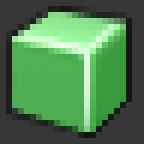
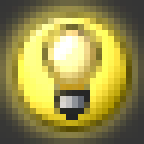
Before/after of a 144px x 144px layered artwork. What changed in the layer stack:
hid "Collider" over [0, 0, 144, 144]
hid "Mesh" over [0, 0, 144, 144]
added layer "Layer 5" above "Light" over [0, 0, 144, 144]
